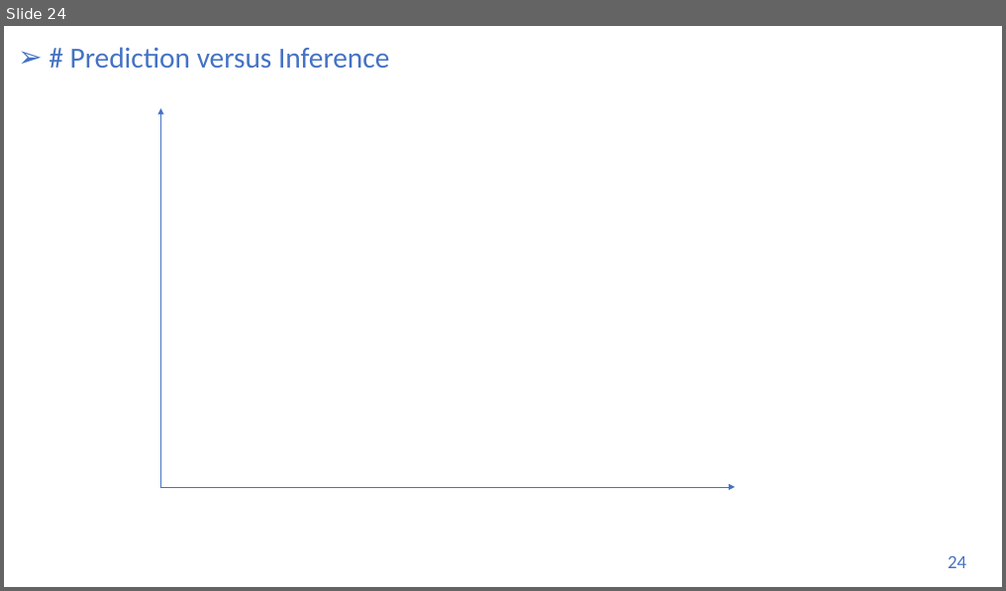
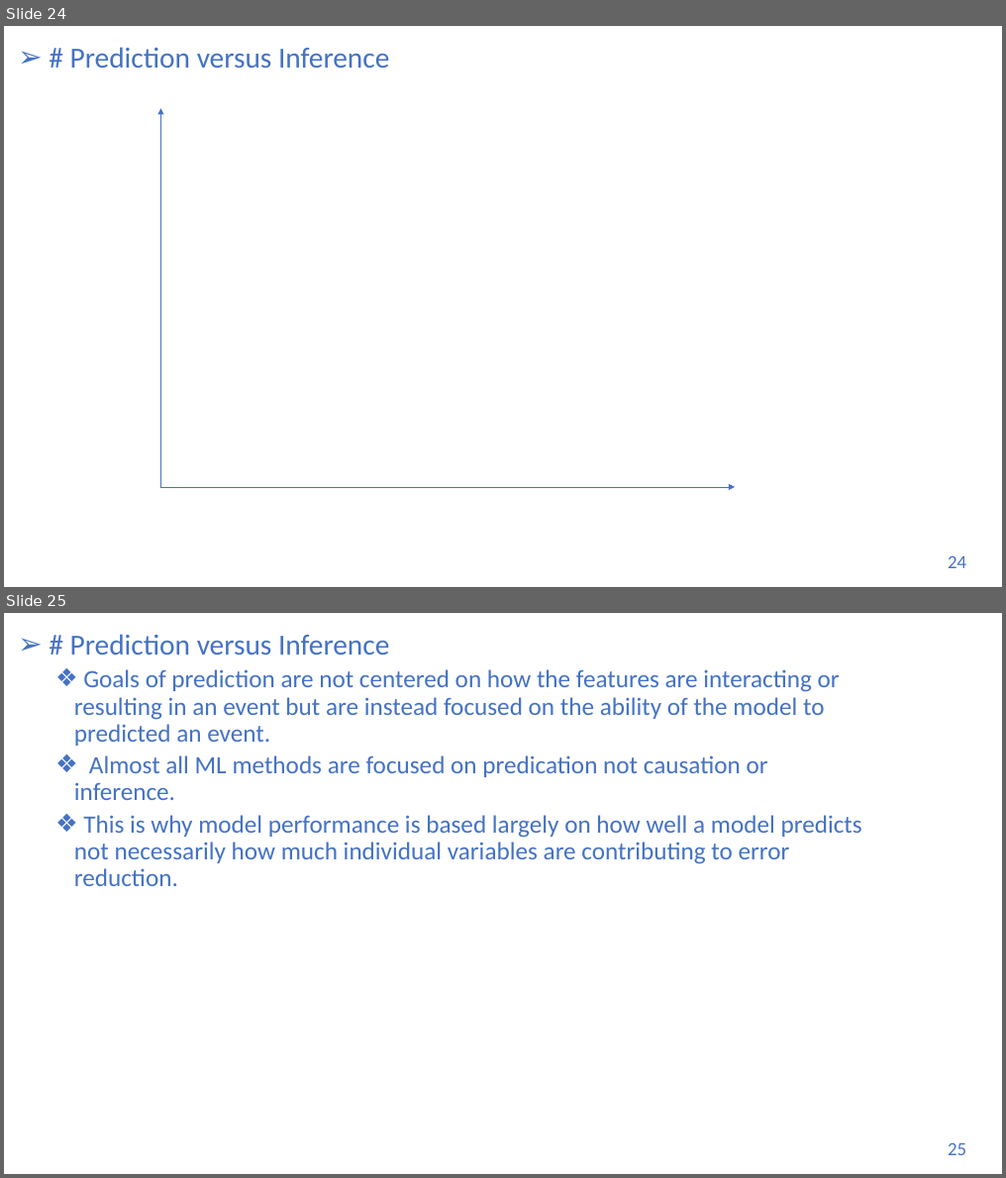
Before and after one commit to UVADS/DS-3001, a slide deck: 05_ml_bootcamp/machine_learning_bootcamp.pptx. Shown one above the other, each under a label of ours: slide 24 before the commit, slides 24 and 25 after it. The pictures are 1006x591 and 1006x1178 pixels, drawn with LibreOffice and Linux fonts; fonts in the diff are those of the drawing. Boxes give left, top, right and bottom in pixels: in the first picture for what was removed or moved away, otherwise in the second. Text is boxed around its words. In the diff, an @@ line names an element or a change of style, - is before the commit and + after.

```diff
--- a/05_ml_bootcamp/machine_learning_bootcamp.pptx
+++ b/05_ml_bootcamp/machine_learning_bootcamp.pptx
@@ slide 25 added at (4,613,1002,1174), background #FFFFFF @@
@@ text added at (70,634,862,886), 24 pt, text #4472C4 @@
+➢ # Prediction versus Inference
+  ❖ Goals of prediction are not centered on how the features are interacting or resulting in an event but are instead focused on the ability of the model to predicted an event.
+  ❖ Almost all ML methods are focused on predication not causation or inference.
+  ❖ This is why model performance is based largely on how well a model predicts not necessarily how much individual variables are contributing to error reduction.
@@ page number added at (947,1144,966,1156), 18 pt, text #4472C4 @@
+25
```
Also in this commit, not shown: 10 slides changed, 4 other slides added, 1 slide removed.
